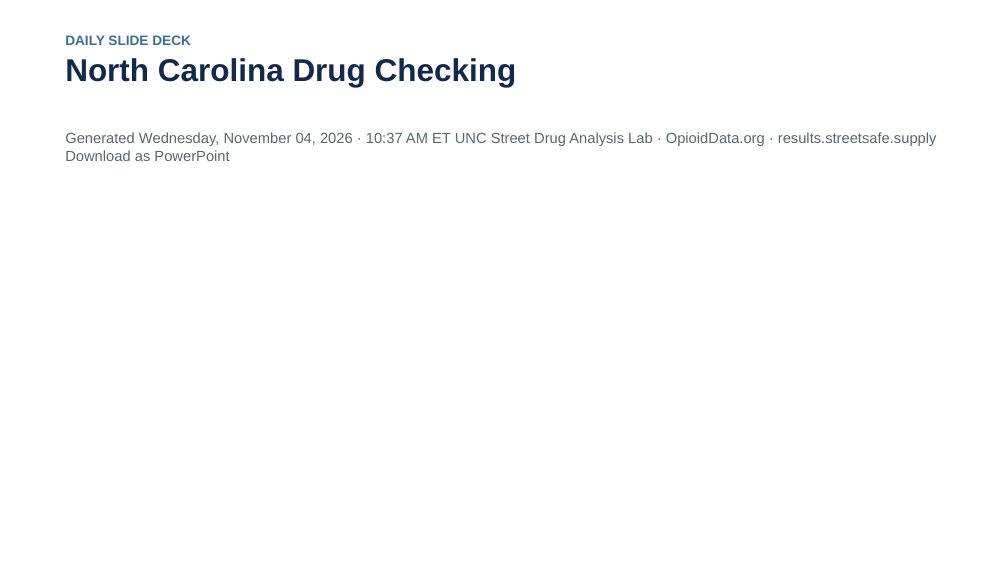
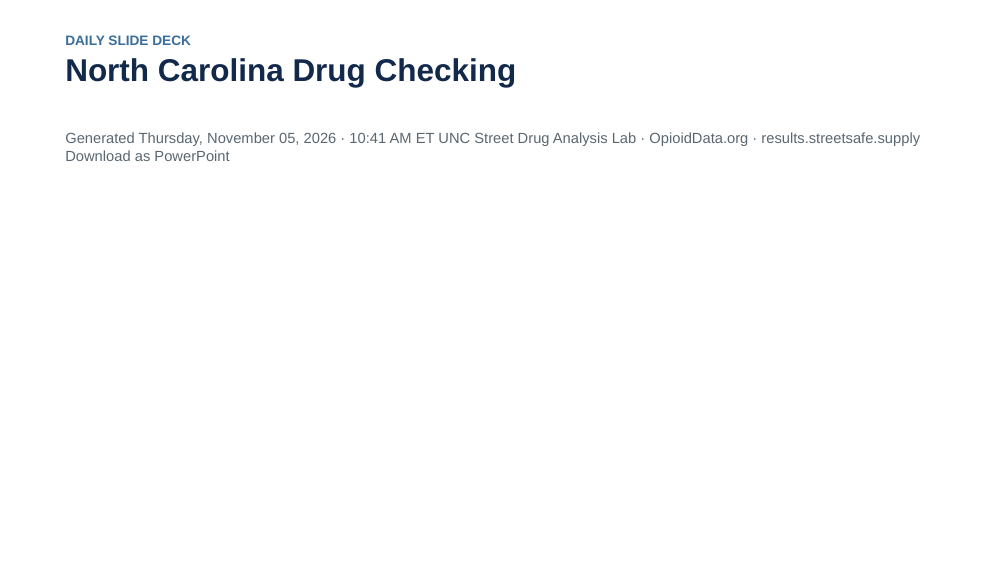
Before and after one commit to opioiddatalab/ncslides, a slide deck: slide 1 of docs/nc-drug-checking-latest.pptx. Drawn at 1008x567 pixels with LibreOffice and Linux fonts; fonts in the diff are those of the drawing. Boxes give left, top, right and bottom in pixels: in the first picture for what was removed or moved away, otherwise in the second. Text is boxed around its words. In the diff, an @@ line names an element or a change of style, - is before the commit and + after.

```diff
--- a/docs/nc-drug-checking-latest.pptx
+++ b/docs/nc-drug-checking-latest.pptx
@@ text at (65, 132, 920, 161): text changed @@
-Generated Wednesday, November 04, 2026 · 10:37 AM ET UNC Street Drug Analysis Lab · OpioidData.org · results.streetsafe.supply Download as PowerPoint
+Generated Thursday, November 05, 2026 · 10:41 AM ET UNC Street Drug Analysis Lab · OpioidData.org · results.streetsafe.supply Download as PowerPoint
```
Also in this commit, not shown: 5 other slides changed, 3 other files.
